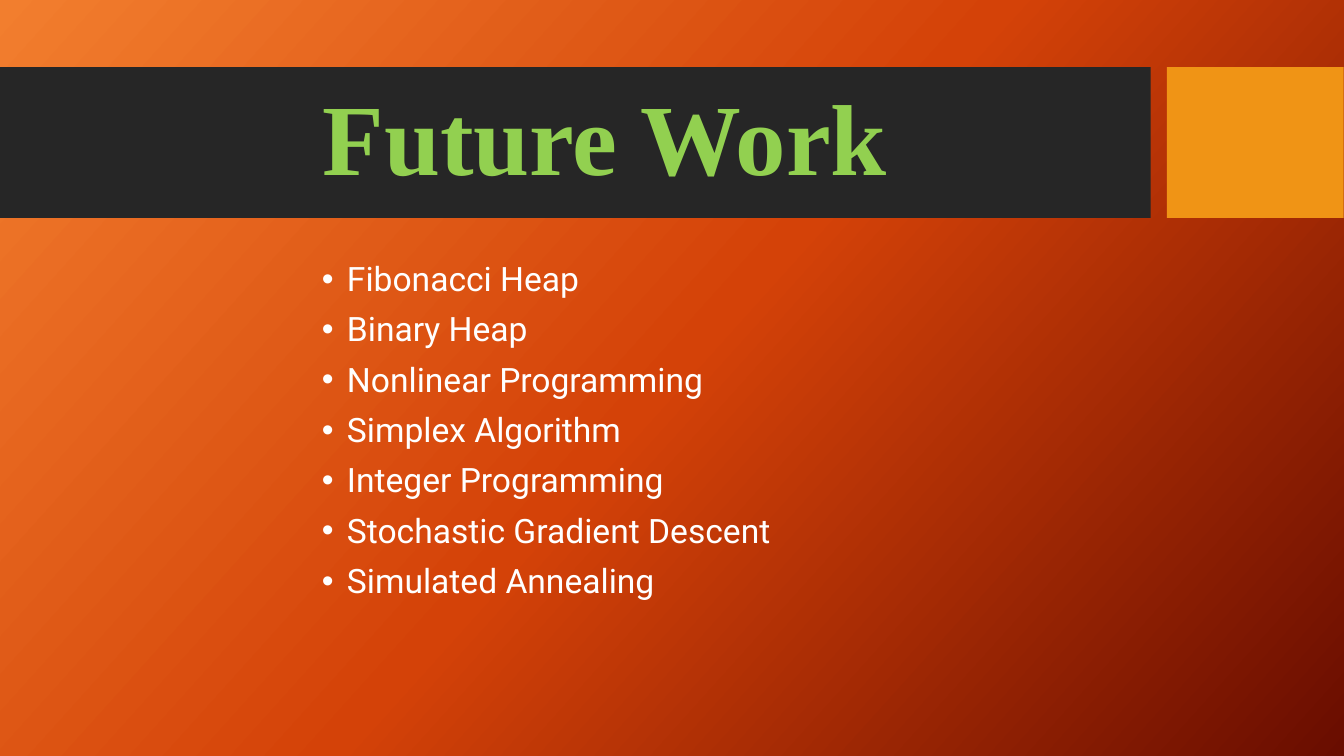
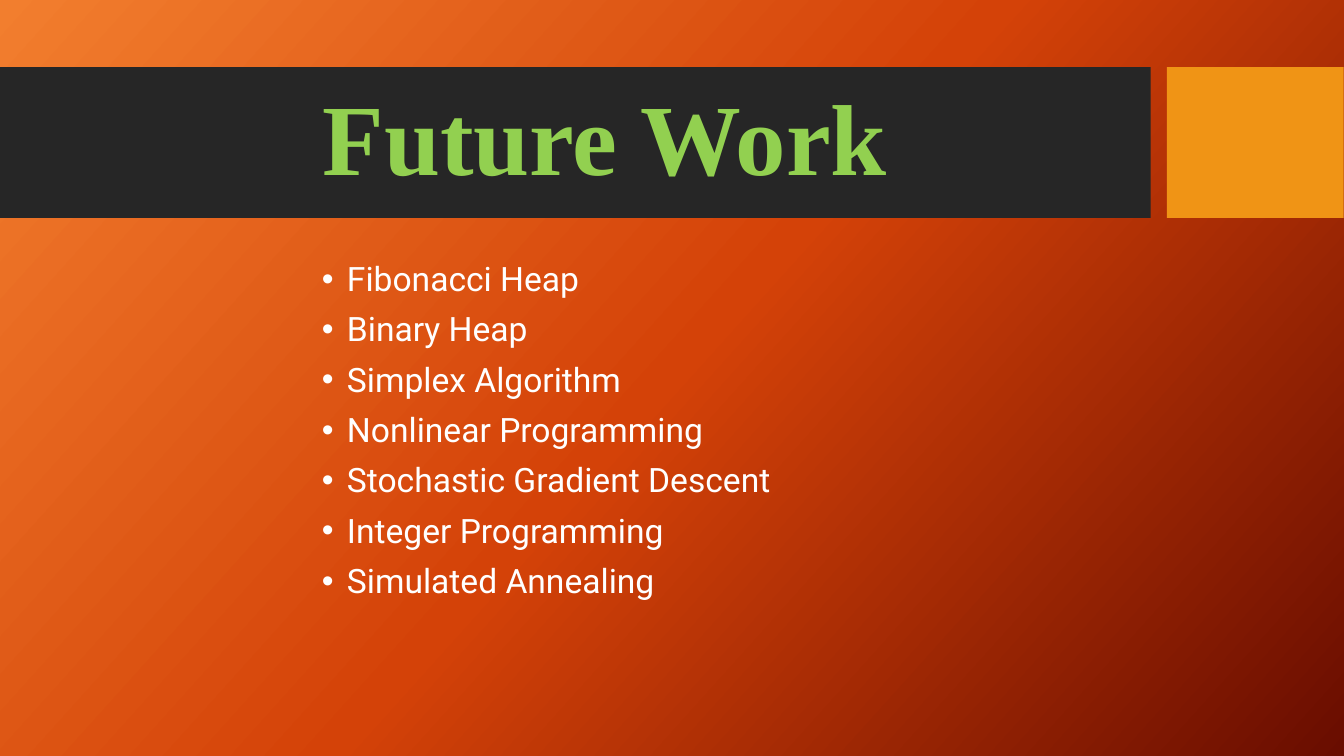
Before and after one commit to jschutkeker/AI_Cheat_Sheet, a slide deck: slide 12 of AI_Cheat_Sheet.pptx (slide 9 before the commit). Drawn at 1344x756 pixels with LibreOffice and Linux fonts; fonts in the diff are those of the drawing; background and template pictures are left out. Boxes give left, top, right and bottom in pixels: in the first picture for what was removed or moved away, otherwise in the second. Text is boxed around its words. In the diff, an @@ line names an element or a change of style, - is before the commit and + after.

Commit message:
First Search Algorithms

```diff
--- a/AI_Cheat_Sheet.pptx
+++ b/AI_Cheat_Sheet.pptx
@@ text at [347,366,621,399]: paragraph added @@
+• Simplex Algorithm
@@ text at [347,466,770,493]: text changed @@
-• Simplex Algorithm
+• Stochastic Gradient Descent
@@ text at [347,517,770,544]: paragraph removed @@
-• Stochastic Gradient Descent
```
Also in this commit, not shown: 2 other slides changed, 3 slides added.
